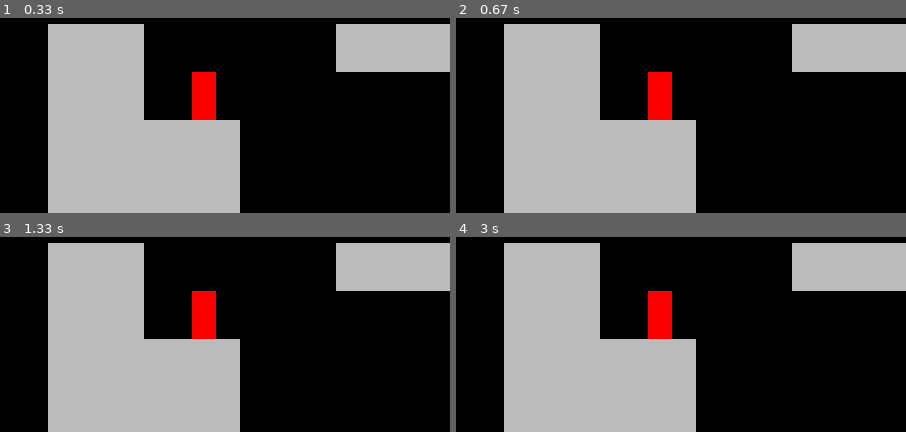
Above: before the commit, frames 1-4 (two rows, left to right).
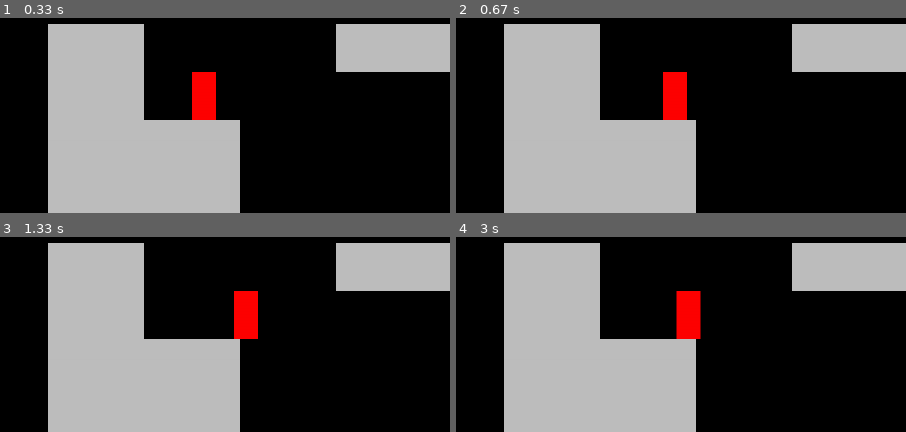
Above: after the commit, the same moments.

Repository: Sh9hid/pygame
Game: pygame game, started from mario/main.py
Same seed, same stepped clock (60 frames per second), same inputs: the game is played once before the commit and once after it.
Inputs:
- Up to frame 1 (0.33 s): no input
- Up to frame 2 (0.67 s): hold Right from 0.33 s (still down)
- Up to frame 3 (1.33 s): release Right at 0.8 s; hold Right 0.83-1.3 s
- Up to frame 4 (3 s): hold Left 1.33-1.87 s; hold Left 1.9-2.3 s; hold Right 2.33-2.97 s
The pictures show only the part of the screen within x 0-50%, y 0-50%; the shares and areas given below are measured in that part.

Frame 1 is identical in both runs. In frame 2, 1.6% of the frame differs, in the area x 42-52%, y 27-53%; in frame 3, 2.6%; in frame 4, 2.7%, in the area x 42-55%, y 27-53%.

Commit message:
player input

Diff:
--- a/mario/level.py
+++ b/mario/level.py
@@ -33,4 +33,5 @@
         self.tiles.draw(self.display_surface)
 
         # player
+        self.player.update()
         self.player.draw(self.display_surface)
--- a/mario/player.py
+++ b/mario/player.py
@@ -13,8 +13,12 @@
         keys = pygame.key.get_pressed()
 
         if keys[pygame.K_RIGHT]:
-            pass
-        if keys[pygame.K_LEFT]:
-            pass
+            self.direction.x  = 1
+        elif keys[pygame.K_LEFT]:
+            self.direction.x = -1
         else:
-            pass
+            self.direction.x = 0
+
+    def update(self):
+        self.get_input()
+        self.rect.x += self.direction.x
--- a/mario/tiles.py
+++ b/mario/tiles.py
@@ -1,3 +1,4 @@
+from typing import Any
 import pygame
 
 class Tile(pygame.sprite.Sprite):
@@ -6,3 +7,7 @@
         self.image = pygame.Surface((size, size))
         self.image.fill('grey')
         self.rect = self.image.get_rect(topleft = pos)
+
+
+    def update(self, x_shift):
+        self.rect.x += x_shift
